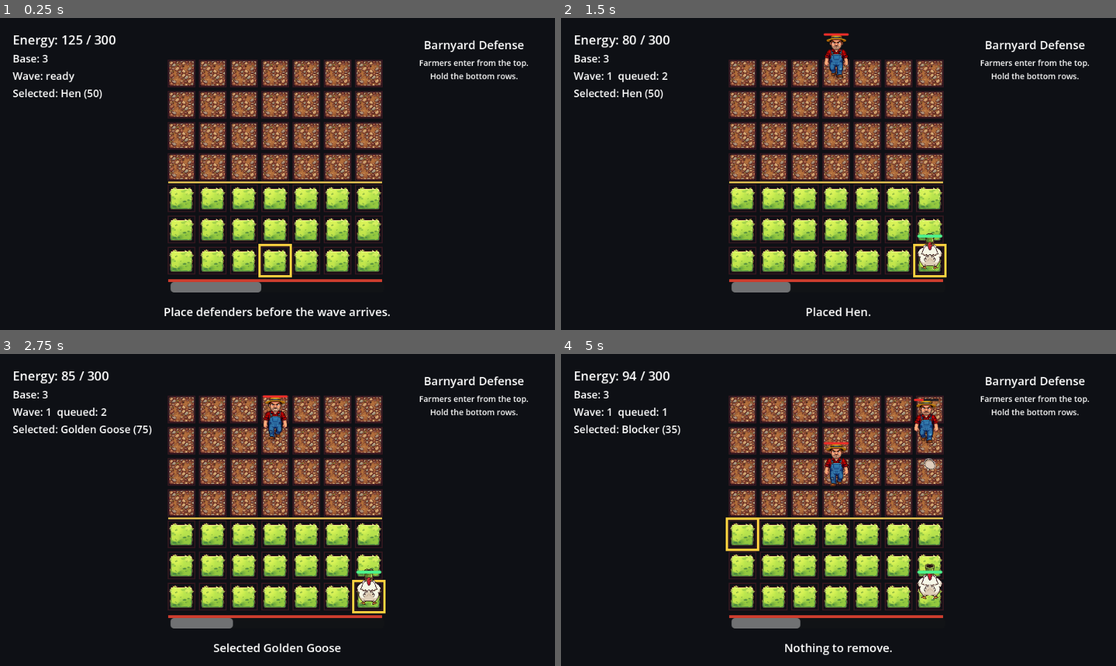
Above: before the commit, frames 1-4 (two rows, left to right).
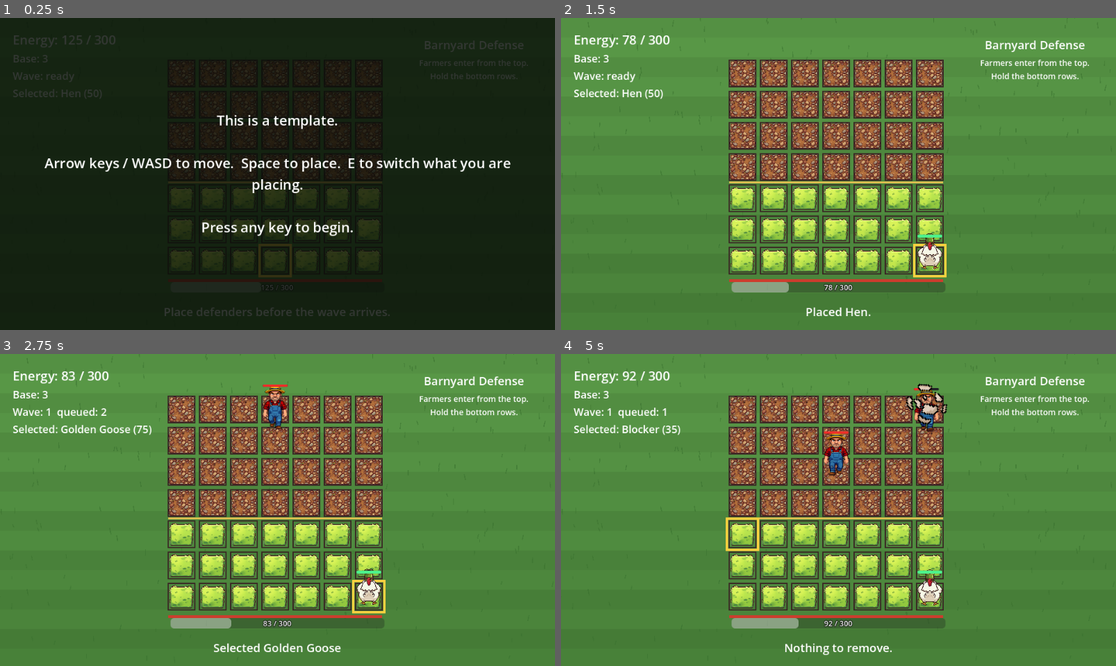
Above: after the commit, the same moments.

Repository: SummerEngine/template-2d-plants-and-zombies-tower-defense
Game: Godot game, scene res://main.tscn
Same seed, same stepped clock (60 frames per second), same inputs: the game is played once before the commit and once after it.
Inputs (mouse positions are in pixels of both pictures, inside the frame that each line leads up to):
- Up to frame 1 (0.25 s): no input
- Up to frame 2 (1.5 s): tap Enter at 0.5 s; move the mouse to (960, 158) at 0.52 s; hold Right (move_right) 0.53-1.28 s; tap Backspace (modifier) at 0.6 s; click (960, 158) at 0.67 s; move the mouse to (727, 189) at 1.27 s; hold Down (move_down) from 1.28 s (still down); tap Space (primary) at 1.35 s; click (727, 189) at 1.42 s
- Up to frame 3 (2.75 s): move the mouse to (333, 441) at 2.02 s; release Down (move_down) at 2.03 s; hold Right (move_right) from 2.03 s (still down); tap E (secondary) at 2.1 s; click (333, 441) at 2.17 s
- Up to frame 4 (5 s): move the mouse to (810, 572) at 2.77 s; release Right (move_right) at 2.78 s; hold Up (move_up) 2.78-3.53 s; tap Tab at 2.85 s; click (810, 572) at 2.92 s; move the mouse to (1005, 556) at 3.52 s; hold Left (move_left) from 3.53 s (still down); tap Shift at 3.6 s; click (1005, 556) at 3.67 s; move the mouse to (672, 463) at 4.27 s; tap Backspace (modifier) at 4.35 s; click (672, 463) at 4.42 s

The runs differ from the first frame. In frame 1, 24% of the frame differs, in the area x 2-96%, y 5-96%; in frame 2, 81%; in frame 3, 81%; in frame 4, 82%, in the area x 0-100%, y 0-100%.

Commit message:
Template polish: resource readout, grass field, ramping farmers, intro hint
Five requested improvements to the plants-and-zombies tower defense, all additive:

- The energy meter now shows its value (125 / 300) centered on the bar itself, built in code in the HUD so there are no fragile scene edits.
- A painted grass background (scripts/defense/grass_background.gd): two-tone mown bands with scattered blades, drawn to fit the viewport. Background base colour changes from navy to grass green to match.
- Farmers ramp up over elapsed time, not just per wave: wave_director now tracks run time and shortens the spawn gap by spawn_time_accel per second down to min_spawn_interval, on top of the existing per-wave ramp.
- An intro hint overlay: a tinted full-screen panel explaining it is a template and the controls (arrows or WASD to move, Space to place, E to switch), dismissed by any key. It pauses the tree until dismissed so farmers do not spawn behind it and no keypress leaks into the game; the HUD runs in PROCESS_MODE_ALWAYS so it can still receive the dismiss key.

All changes are in HUD, decorative, and tuning code; the placement, grid, input and enemy spines are untouched.

Co-Authored-By: Claude Opus 4.8 <noreply@anthropic.com>

Diff:
--- a/main.tscn
+++ b/main.tscn
@@ -9,6 +9,7 @@
 [ext_resource type="Script" uid="uid://bxq0fhpobfxwg" path="res://scripts/defense/wave_director.gd" id="7_wave_director"]
 [ext_resource type="Script" uid="uid://b3gg3wcn7r36n" path="res://scripts/ui/defense_hud.gd" id="8_defense_hud"]
 [ext_resource type="Script" uid="uid://t74xcn1mtgax" path="res://scripts/defense/run_stats.gd" id="9_run_stats"]
+[ext_resource type="Script" path="res://scripts/defense/grass_background.gd" id="10_grass"]
 
 [node name="SignalDefenseKit" type="Node2D" unique_id=1851162477]
 script = ExtResource("1_defense_game")
@@ -16,7 +17,10 @@
 [node name="Background" type="ColorRect" parent="." unique_id=1116231342]
 offset_right = 960.0
 offset_bottom = 540.0
-color = Color(0.055, 0.065, 0.082, 1)
+color = Color(0.243, 0.435, 0.196, 1)
+
+[node name="GrassField" type="Node2D" parent="." unique_id=1116231343]
+script = ExtResource("10_grass")
 
 [node name="Board" type="Node2D" parent="." unique_id=1308246498]
 
--- /dev/null
+++ b/scripts/defense/grass_background.gd
@@ -0,0 +1,49 @@
+class_name GrassBackground
+extends Node2D
+
+## A simple painted grass field behind the board: two-tone horizontal bands
+## with scattered blades. Purely decorative — it draws itself to fill the
+## viewport and redraws on resize, touching no game state.
+
+@export var band_top: Color = Color(0.35, 0.60, 0.28)
+@export var band_bottom: Color = Color(0.28, 0.50, 0.22)
+@export var stripe_tint: Color = Color(0.0, 0.0, 0.0, 0.06)
+@export var blade_color: Color = Color(0.22, 0.44, 0.18, 0.55)
+@export var band_height: float = 34.0
+@export var blade_count: int = 220
+
+var _size: Vector2 = Vector2(960, 540)
+var _rng := RandomNumberGenerator.new()
+
+
+func _ready() -> void:
+	_rng.seed = 20260630
+	get_viewport().size_changed.connect(_on_viewport_resized)
+	_on_viewport_resized()
+
+
+func _on_viewport_resized() -> void:
+	_size = get_viewport_rect().size
+	queue_redraw()
+
+
+func _draw() -> void:
+	# Vertical gradient approximated with a stack of horizontal bands, plus a
+	# faint stripe every other band so the field reads as mown grass.
+	var rows: int = int(ceil(_size.y / band_height)) + 1
+	for i in range(rows):
+		var y := float(i) * band_height
+		var t: float = clampf(y / max(1.0, _size.y), 0.0, 1.0)
+		var base := band_top.lerp(band_bottom, t)
+		draw_rect(Rect2(0.0, y, _size.x, band_height), base)
+		if i % 2 == 0:
+			draw_rect(Rect2(0.0, y, _size.x, band_height), stripe_tint)
+
+	# Scattered blades — deterministic so they do not shimmer between frames.
+	_rng.seed = 20260630
+	for _b in range(blade_count):
+		var x := _rng.randf_range(0.0, _size.x)
+		var y := _rng.randf_range(0.0, _size.y)
+		var h := _rng.randf_range(5.0, 11.0)
+		var lean := _rng.randf_range(-2.5, 2.5)
+		draw_line(Vector2(x, y), Vector2(x + lean, y - h), blade_color, 1.5)
--- a/scripts/defense/wave_director.gd
+++ b/scripts/defense/wave_director.gd
@@ -20,6 +20,12 @@
 
 var _spawn_timer: float = 0.0
 var _between_wave_timer: float = 0.0
+var _run_time: float = 0.0
+
+## How much each elapsed second shortens the gap between farmers, and the
+## hard floor that gap can never drop below.
+@export var spawn_time_accel: float = 0.01
+@export var min_spawn_interval: float = 0.5
 
 
 func configure(grid_ref: Node, enemies_parent_ref: Node) -> void:
@@ -34,6 +40,7 @@
 	running = true
 	_between_wave_timer = first_wave_delay
 	_spawn_timer = 0.0
+	_run_time = 0.0
 	wave_changed.emit(wave_number, enemies_remaining_to_spawn)
 
 
@@ -44,6 +51,8 @@
 func _process(delta: float) -> void:
 	if not running or grid == null or enemies_parent == null:
 		return
+
+	_run_time += delta
 
 	if wave_number == 0 or (enemies_remaining_to_spawn == 0 and active_enemy_count == 0):
 		_between_wave_timer = max(0.0, _between_wave_timer - delta)
@@ -57,7 +66,10 @@
 	_spawn_timer = max(0.0, _spawn_timer - delta)
 	if _spawn_timer == 0.0:
 		_spawn_enemy()
-		_spawn_timer = max(0.7, spawn_interval - float(wave_number) * 0.12)
+		# Farmers arrive faster the longer the run goes, on top of the
+		# existing per-wave ramp, down to a floor.
+		var gap := spawn_interval - float(wave_number) * 0.12 - _run_time * spawn_time_accel
+		_spawn_timer = max(min_spawn_interval, gap)
 
 
 func _begin_next_wave() -> void:
--- a/scripts/ui/defense_hud.gd
+++ b/scripts/ui/defense_hud.gd
@@ -18,13 +18,20 @@
 @onready var game_over_panel: Panel = $Root/GameOverPanel
 @onready var game_over_title_label: Label = $Root/GameOverPanel/Margin/Stack/TitleLabel
 @onready var game_over_results_label: Label = $Root/GameOverPanel/Margin/Stack/ResultsLabel
+@onready var root_control: Control = $Root
+
+const HINT_TEXT := "This is a template.\n\nArrow keys / WASD to move.  Space to place.  E to switch what you are placing.\n\nPress any key to begin."
 
 var _message_time_left: float = 0.0
 var _max_energy: int = 1
 var _grid: Node = null
+var _energy_value_label: Label = null
+var _hint_overlay: Control = null
 
 
 func _ready() -> void:
+	# The hint gate pauses the game, so the HUD must keep running while paused.
+	process_mode = Node.PROCESS_MODE_ALWAYS
 	energy_bar.show_percentage = false
 	controls_label.text = "Move: WASD/arrows   Place: Space   Switch: E/Tab   Remove: Backspace   Restart: R"
 	controls_label.autowrap_mode = TextServer.AUTOWRAP_WORD_SMART
@@ -32,8 +39,66 @@
 	right_hint_label.autowrap_mode = TextServer.AUTOWRAP_WORD_SMART
 	game_over_results_label.autowrap_mode = TextServer.AUTOWRAP_WORD_SMART
 	game_over_panel.visible = false
+	_build_energy_value_label()
+	_build_hint_overlay()
 	get_viewport().size_changed.connect(_apply_responsive_layout)
 	_apply_responsive_layout()
+	# Hold the field until the player dismisses the hint (any key).
+	get_tree().paused = true
+
+
+func _build_energy_value_label() -> void:
+	# The current energy value, drawn centered on top of the bar itself.
+	_energy_value_label = Label.new()
+	_energy_value_label.horizontal_alignment = HORIZONTAL_ALIGNMENT_CENTER
+	_energy_value_label.vertical_alignment = VERTICAL_ALIGNMENT_CENTER
+	_energy_value_label.mouse_filter = Control.MOUSE_FILTER_IGNORE
+	_energy_value_label.add_theme_font_size_override("font_size", 12)
+	_energy_value_label.add_theme_color_override("font_color", Color(1, 1, 1))
+	_energy_value_label.add_theme_color_override("font_outline_color", Color(0, 0, 0, 0.85))
+	_energy_value_label.add_theme_constant_override("outline_size", 4)
+	_energy_value_label.set_anchors_preset(Control.PRESET_FULL_RECT)
+	energy_bar.add_child(_energy_value_label)
+
+
+func _build_hint_overlay() -> void:
+	_hint_overlay = Control.new()
+	_hint_overlay.set_anchors_preset(Control.PRESET_FULL_RECT)
+	_hint_overlay.mouse_filter = Control.MOUSE_FILTER_STOP
+
+	var tint := ColorRect.new()
+	tint.color = Color(0.03, 0.05, 0.03, 0.82)
+	tint.set_anchors_preset(Control.PRESET_FULL_RECT)
+	tint.mouse_filter = Control.MOUSE_FILTER_IGNORE
+	_hint_overlay.add_child(tint)
+
+	var label := Label.new()
+	label.text = HINT_TEXT
+	label.horizontal_alignment = HORIZONTAL_ALIGNMENT_CENTER
+	label.vertical_alignment = VERTICAL_ALIGNMENT_CENTER
+	label.autowrap_mode = TextServer.AUTOWRAP_WORD_SMART
+	label.mouse_filter = Control.MOUSE_FILTER_IGNORE
+	label.set_anchors_preset(Control.PRESET_FULL_RECT)
+	label.offset_left = 60.0
+	label.offset_right = -60.0
+	label.offset_top = 60.0
+	label.offset_bottom = -60.0
+	label.add_theme_font_size_override("font_size", 24)
+	_hint_overlay.add_child(label)
+
+	root_control.add_child(_hint_overlay)
+
+
+func _input(event: InputEvent) -> void:
+	if _hint_overlay == null or not _hint_overlay.visible:
+		return
+	var dismiss: bool = (event is InputEventKey and event.pressed and not event.echo) \
+		or (event is InputEventMouseButton and event.pressed) \
+		or (event is InputEventJoypadButton and event.pressed)
+	if dismiss:
+		_hint_overlay.visible = false
+		get_tree().paused = false
+		get_viewport().set_input_as_handled()
 
 
 func _process(delta: float) -> void:
@@ -61,6 +126,8 @@
 	energy_label.text = "Energy: %s / %s" % [amount, _max_energy]
 	energy_bar.max_value = float(_max_energy)
 	energy_bar.value = float(clampi(amount, 0, _max_energy))
+	if _energy_value_label != null:
+		_energy_value_label.text = "%s / %s" % [amount, _max_energy]
 
 
 func set_base_health(health: int) -> void:
@@ -156,6 +223,8 @@
 
 	_set_font_size(energy_label, 22 if wide else 18)
 	energy_bar.custom_minimum_size = Vector2(0, int(energy_height))
+	if _energy_value_label != null:
+		_energy_value_label.add_theme_font_size_override("font_size", 13 if wide else 11)
 	_set_font_size(base_label, 18 if wide else 15)
 	_set_font_size(wave_label, 18 if wide else 15)
 	_set_font_size(selected_label, 18 if wide else 15)
